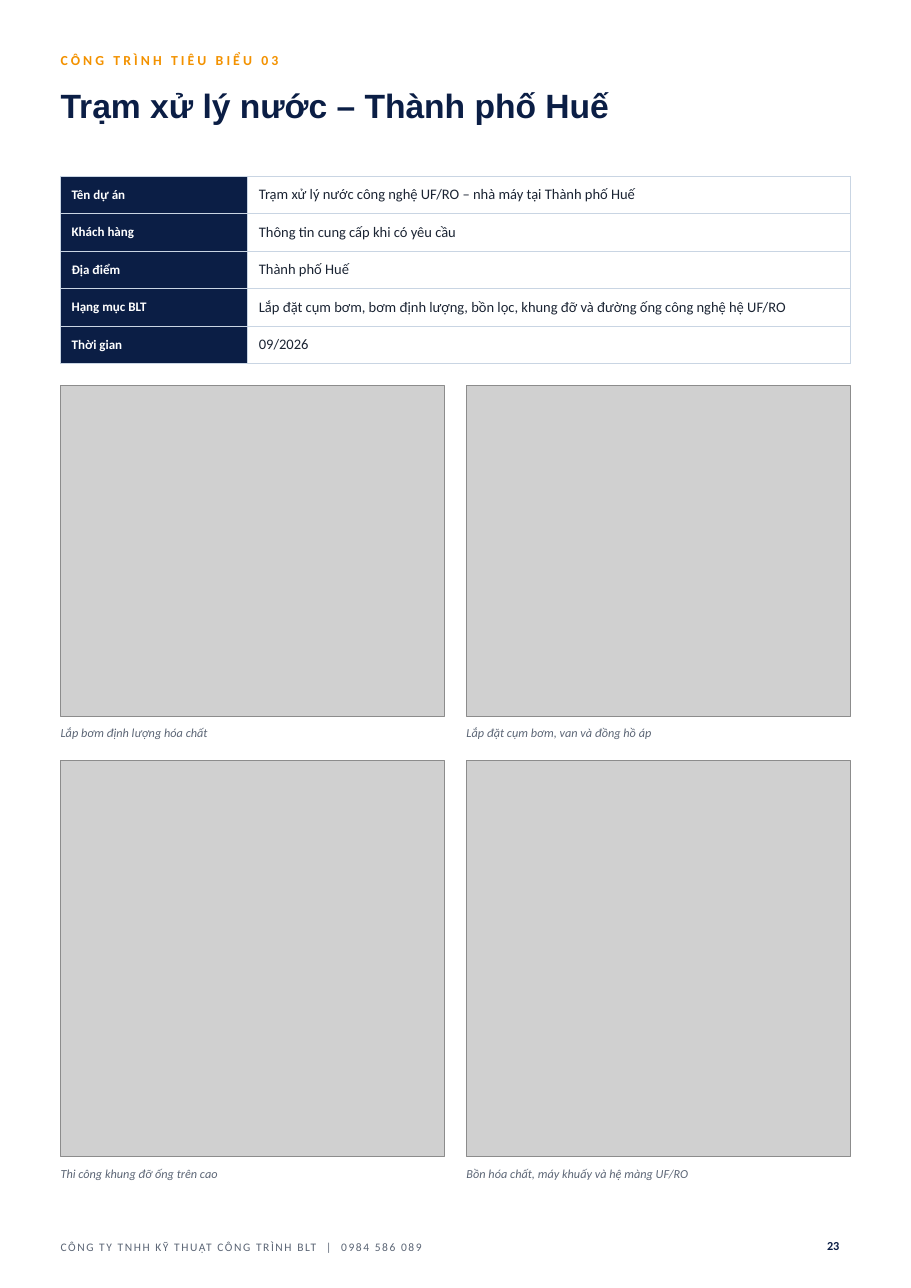
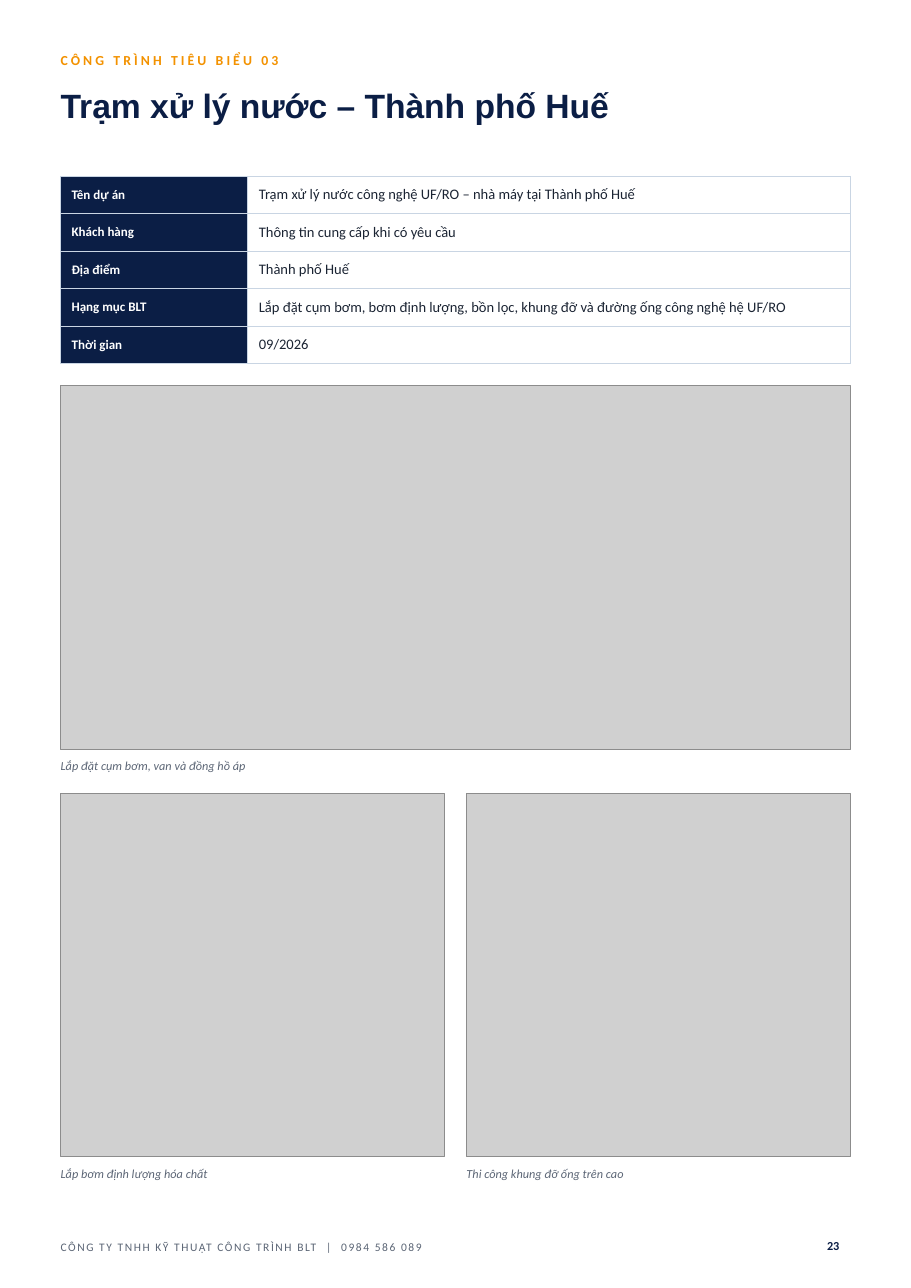
Before and after one commit to haquyenkl2-sys/C-NG-TY-CP-TH-NG-M-I-T-NG-H-P-MINH-PH-T, a slide deck: slide 23 of ho-so-nang-luc-BLT/HO_SO_NANG_LUC_BLT.pptx. Drawn at 911x1288 pixels with LibreOffice and Linux fonts; fonts in the diff are those of the drawing; grey boxes stand for pictures; background and template pictures are left out. Boxes give left, top, right and bottom in pixels: in the first picture for what was removed or moved away, otherwise in the second. Text is boxed around its words. In the diff, an @@ line names an element or a change of style, - is before the commit and + after.

```diff
--- a/ho-so-nang-luc-BLT/HO_SO_NANG_LUC_BLT.pptx
+++ b/ho-so-nang-luc-BLT/HO_SO_NANG_LUC_BLT.pptx
@@ picture: place and size @@
-picture at (61,386,444,716)
+picture at (61,386,850,749)
@@ picture removed at (467,386,850,716) @@
@@ text "Lắp đặt cụm bơm, van ...": place and size @@
-text "Lắp đặt cụm bơm, van ..." at (466,727,652,739)
+text "Lắp đặt cụm bơm, van ..." at (61,760,246,772)
@@ picture: place and size @@
-picture at (61,760,444,1157)
+picture at (61,793,444,1157)
@@ picture: place and size @@
-picture at (467,760,850,1157)
+picture at (467,793,850,1157)
@@ text "Lắp bơm định lượng hóa ...": place and size @@
-text "Lắp bơm định lượng hóa ..." at (61,727,208,739)
+text "Lắp bơm định lượng hóa ..." at (61,1168,208,1180)
@@ text "Thi công khung đỡ ống ...": place and size @@
-text "Thi công khung đỡ ống ..." at (61,1169,218,1180)
+text "Thi công khung đỡ ống ..." at (466,1169,624,1180)
@@ text removed at (466,1169,688,1180) @@
-Bồn hóa chất, máy khuấy và hệ màng UF/RO
```
Also in this commit, not shown: 3 other slides changed, 3 other files.
